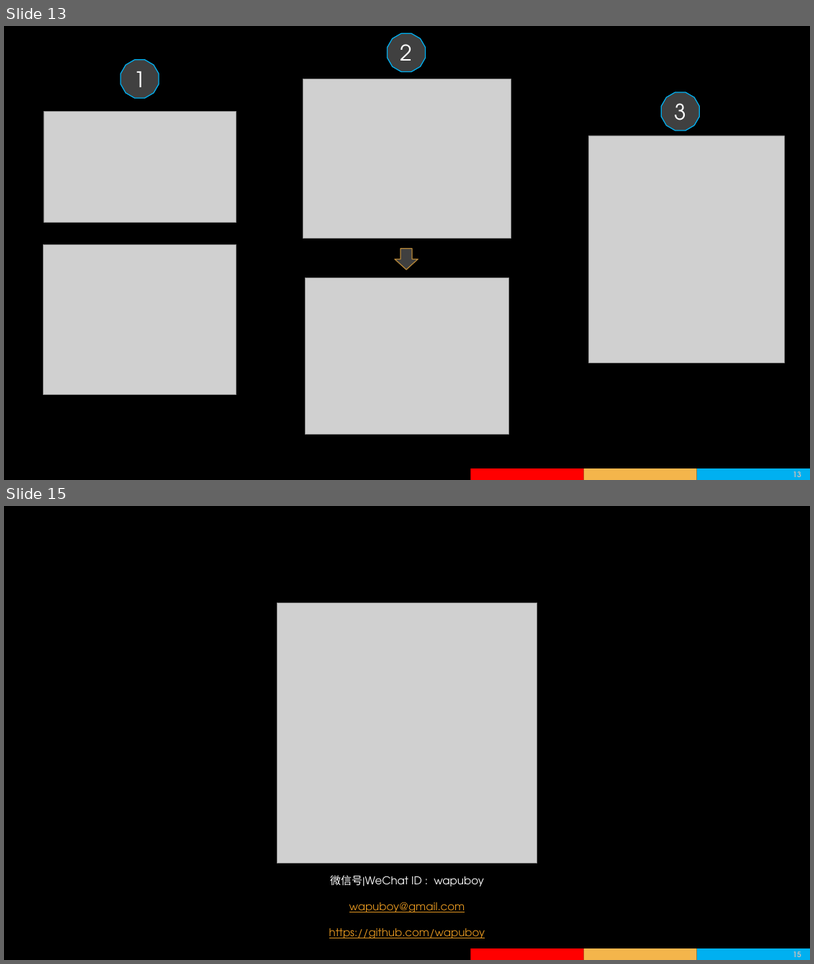
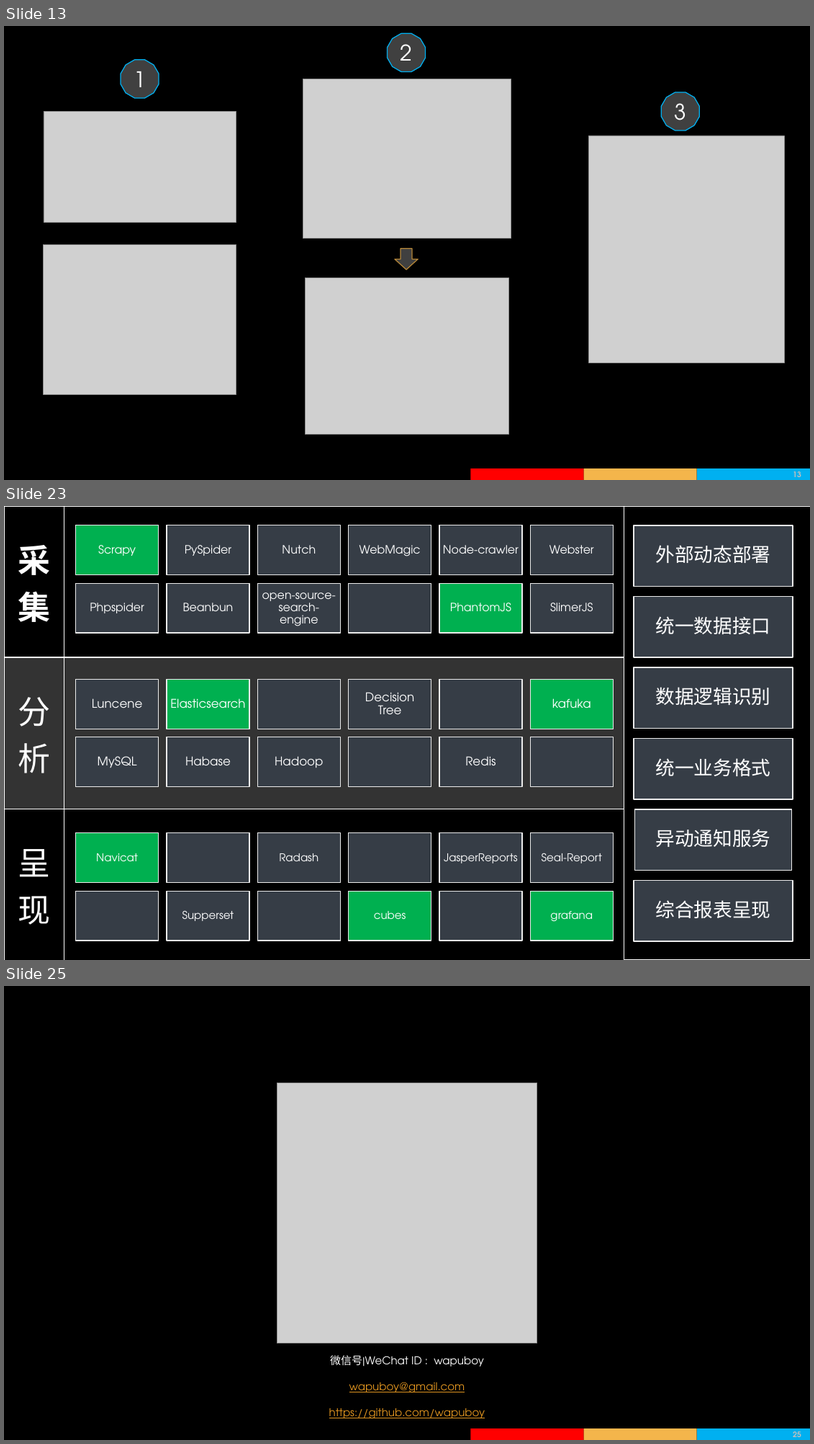
Before and after one commit to wapuboy/ha_how_to, a slide deck: 用Fiddler进行系统调试和运营分析.pptx. Shown one above the other, each under a label of ours: slides 13 and 15 before the commit, slides 13, 23 and 25 after it; the slides between them are not shown. The pictures are 814x964 and 814x1444 pixels, drawn with LibreOffice and Linux fonts; fonts in the diff are those of the drawing; grey boxes stand for pictures; background and template pictures are left out. Boxes give left, top, right and bottom in pixels: in the first picture for what was removed or moved away, otherwise in the second. Text is boxed around its words. In the diff, an @@ line names an element or a change of style, - is before the commit and + after.

```diff
--- a/用Fiddler进行系统调试和运营分析.pptx
+++ b/用Fiddler进行系统调试和运营分析.pptx
@@ slide 23 added at box(4, 506, 810, 960), background picture (left out) @@
@@ table added at box(4, 506, 810, 960), 3 rows, 3 columns @@
+采集 |  | 
+分析 |  | 
+呈现 |  | 
@@ group added at box(76, 525, 613, 633): 12 rectangles, 11 texts @@
+Scrapy
+PySpider
+Nutch
+WebMagic
+Node-crawler
+Webster
+Phpspider
+Beanbun
+open-source-search-engine
+PhantomJS
+SlimerJS
@@ group added at box(76, 680, 613, 787): 12 rectangles, 8 texts @@
+Luncene
+Elasticsearch
+Decision Tree
+kafuka
+MySQL
+Habase
+Hadoop
+Redis
@@ group added at box(76, 833, 613, 940): 12 rectangles, 7 texts @@
+Navicat
+Radash
+JasperReports
+Seal-Report
+Supperset
+cubes
+grafana
@@ group added at box(634, 525, 792, 941): 6 rectangles, 6 texts @@
+外部动态部署
+统一数据接口
+数据逻辑识别
+统一业务格式
+异动通知服务
+综合报表呈现
@@ what was slide 15 is now slide 25 @@
@@ page number at box(793, 1431, 802, 1437): text changed @@
-15
+25
```
Also in this commit, not shown: 3 slides changed, 10 other slides added, 1 slide removed.
